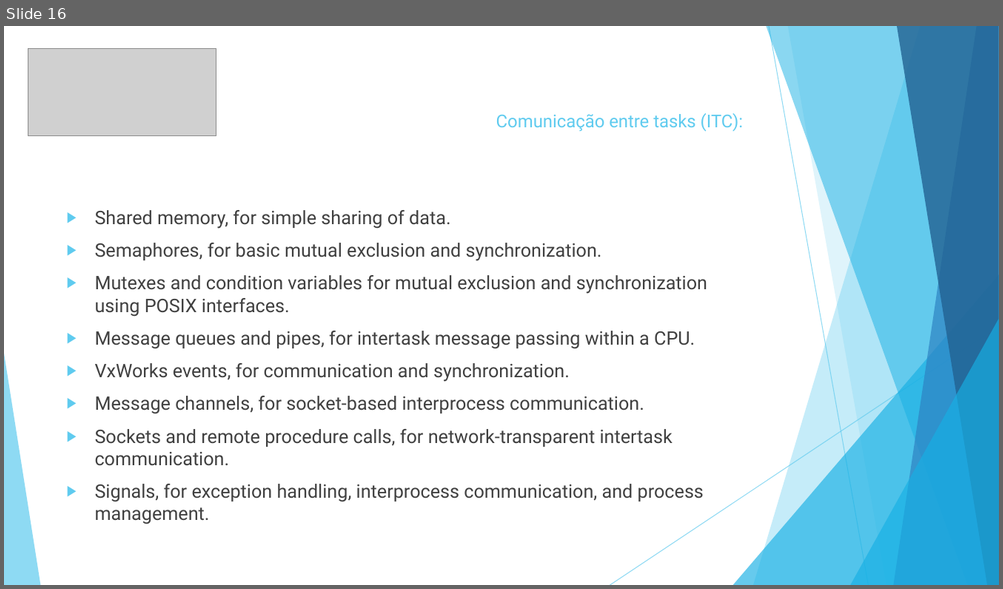
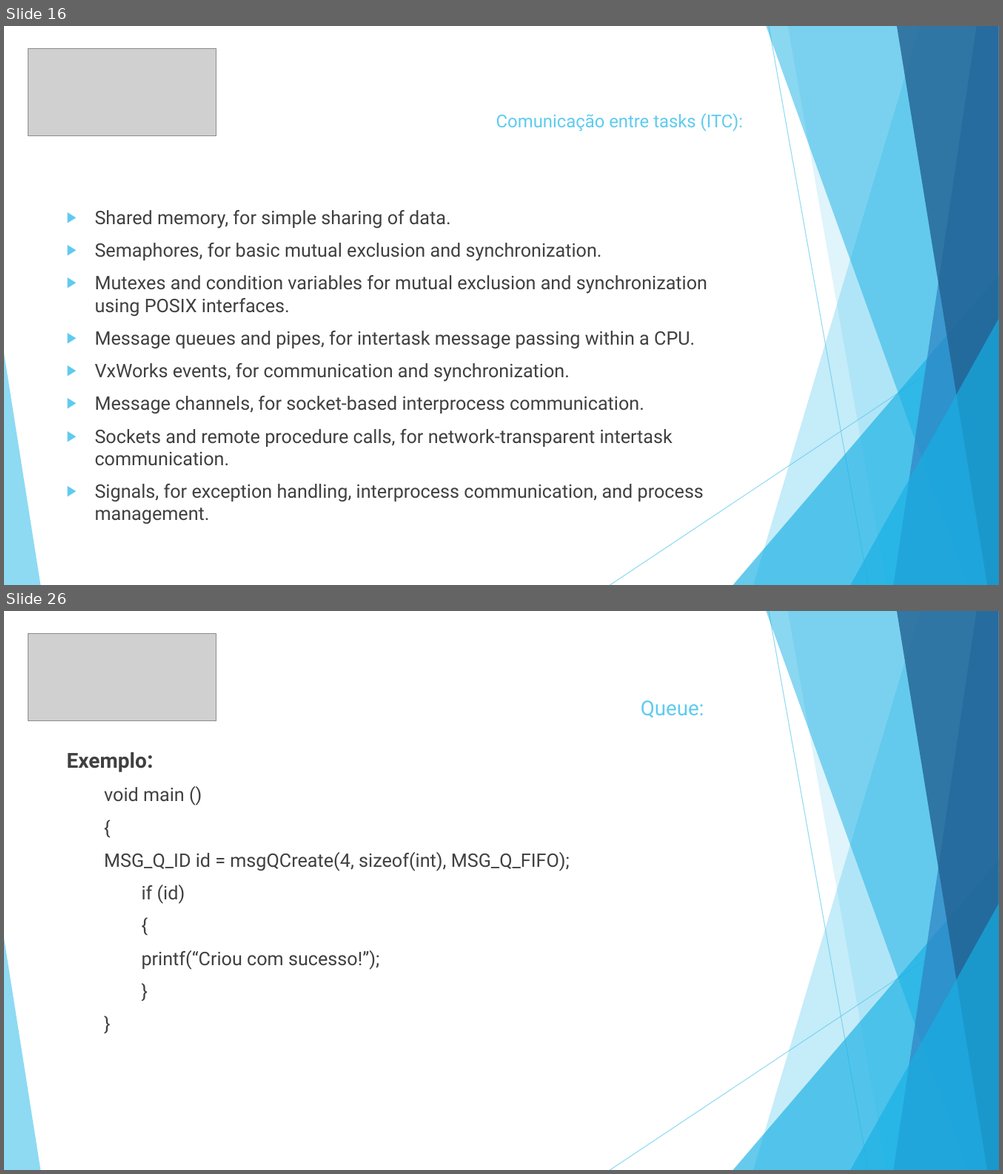
Before and after one commit to gfranzotti/seminarioVxWorks, a slide deck: Seminário VxWorks.pptx. Shown one above the other, each under a label of ours: slide 16 before the commit, slides 16 and 26 after it; the slides between them are not shown. The pictures are 1003x589 and 1003x1174 pixels, drawn with LibreOffice and Linux fonts; fonts in the diff are those of the drawing; grey boxes stand for pictures. Boxes give left, top, right and bottom in pixels: in the first picture for what was removed or moved away, otherwise in the second. Text is boxed around its words. In the diff, an @@ line names an element or a change of style, - is before the commit and + after.

```diff
--- a/Seminário VxWorks.pptx
+++ b/Seminário VxWorks.pptx
@@ slide 26 added at (4,611,999,1170), background #FFFFFF; not listed: 10 template elements that a slide beside it also shows @@
@@ picture added at (28,633,216,721) @@
@@ text added at (640,701,704,718), 19.8 pt, text #5FCBEF @@
+Queue:
@@ text added at (67,752,569,970), 18 pt, text #404040 @@
+Exemplo:
+void main ()
+{
+MSG_Q_ID id = msgQCreate(4, sizeof(int), MSG_Q_FIFO);
+if (id)
+{
+printf(“Criou com sucesso!”);
+}
+}
```
Also in this commit, not shown: 15 other slides added.
